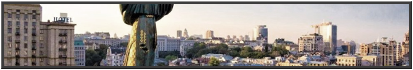
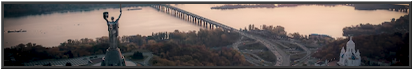
Before/after of a 413×70 layered artwork. What changed in the layer stack:
added layer "Шар 4" above "Шар 3" over [left=4, top=4, right=409, bottom=68]
added layer "Шар 3" above "Шар 2" over [left=4, top=4, right=409, bottom=68]
hid "Шар 2" over [left=4, top=4, right=409, bottom=68]
